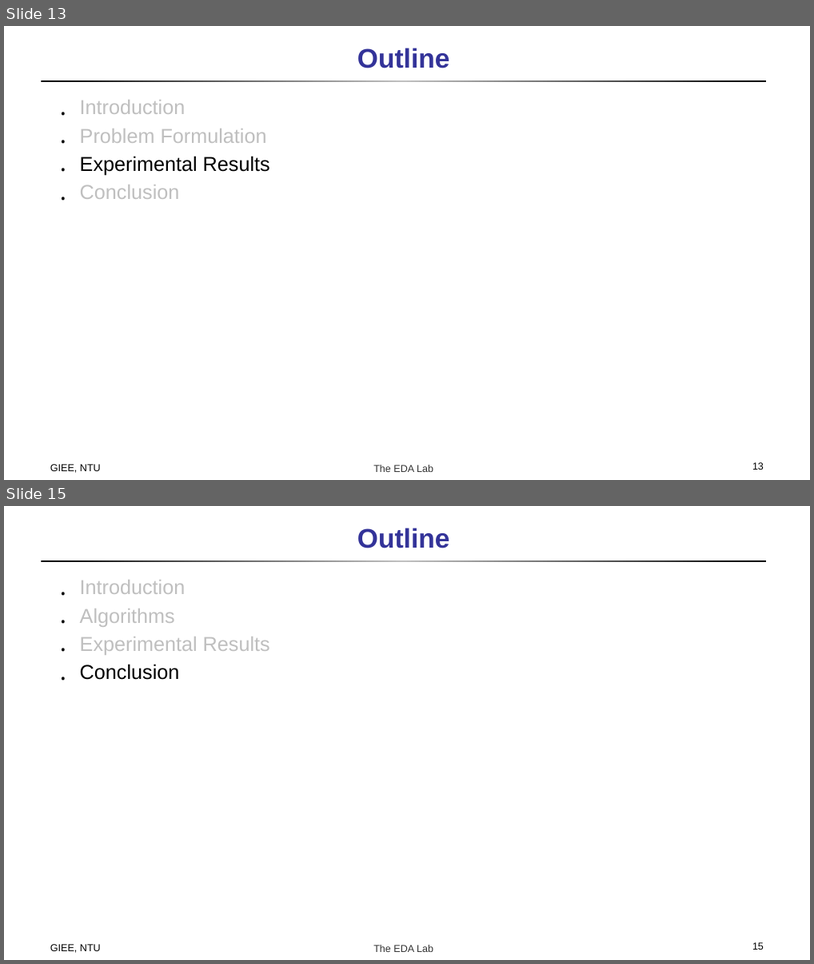
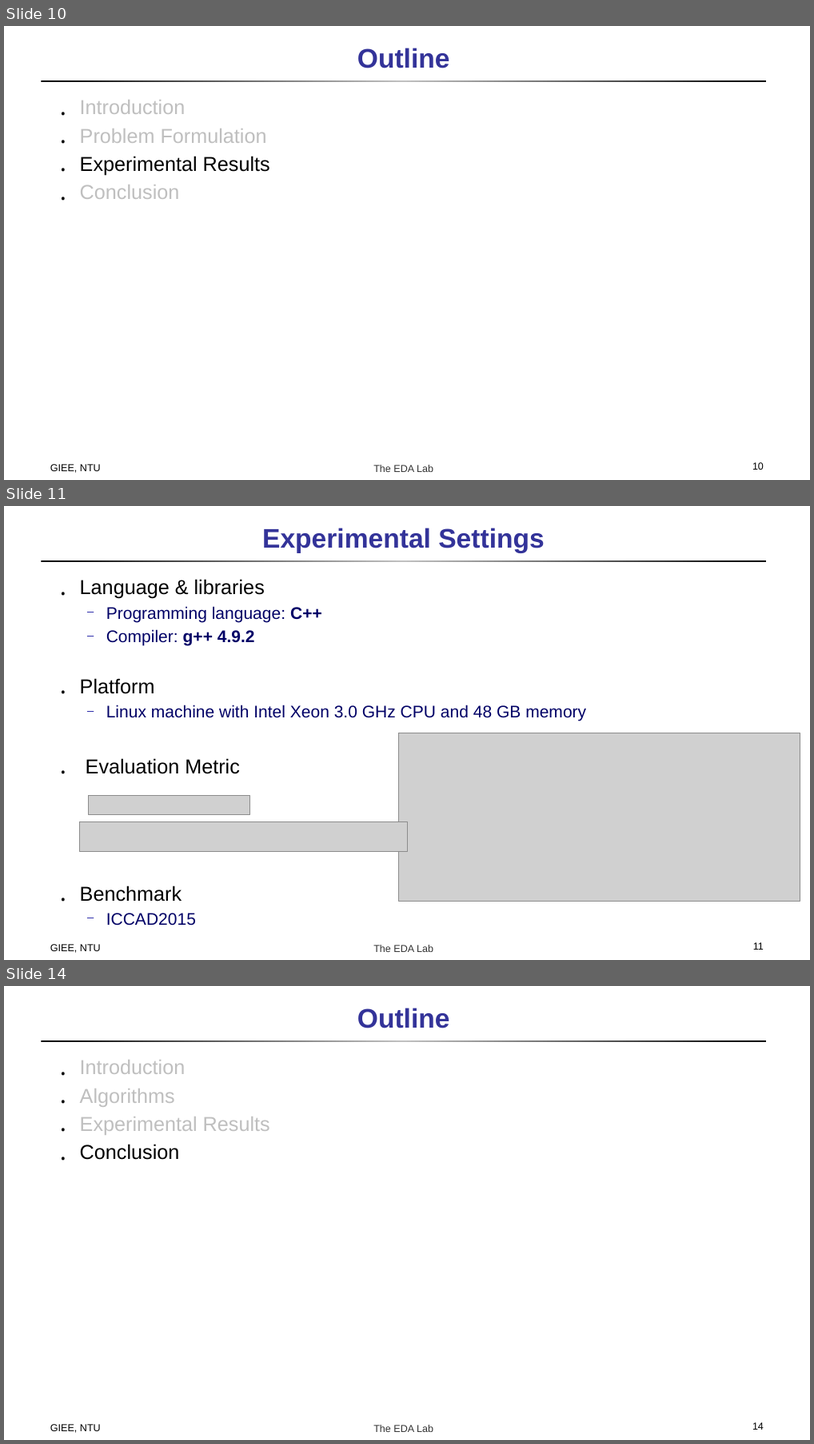
Before and after one commit to doctry/paper, a slide deck: incremental placement routing/Incremental Timing-Driven Placement With Approximated Signoff Wire Delay and Regression-Based Cell Delay.pptx. Shown one above the other, each under a label of ours: slides 13 and 15 before the commit, slides 10, 11 and 14 after it; the slides between them are not shown. The pictures are 814x964 and 814x1444 pixels, drawn with LibreOffice and Linux fonts; fonts in the diff are those of the drawing; grey boxes stand for pictures. Boxes give left, top, right and bottom in pixels: in the first picture for what was removed or moved away, otherwise in the second. Text is boxed around its words. In the diff, an @@ line names an element or a change of style, - is before the commit and + after.

```diff
--- a/incremental placement routing/Incremental Timing-Driven Placement With Approximated Signoff Wire Delay and Regression-Based Cell Delay.pptx
+++ b/incremental placement routing/Incremental Timing-Driven Placement With Approximated Signoff Wire Delay and Regression-Based Cell Delay.pptx
@@ slide 11 added at (x1=4, y1=506, x2=810, y2=960), background #FFFFFF; not listed: 2 template elements that a slide beside it also shows @@
@@ title added at (x1=262, y1=528, x2=544, y2=553), 32 pt, text #333399, bold @@
+Experimental Settings
@@ text added at (x1=80, y1=579, x2=586, y2=901), 20 pt, text #000066 @@
+․ Language & libraries
+  ─ Programming language: C++
+  ─ Compiler: g++ 4.9.2
+․ Platform
+  ─ Linux machine with Intel Xeon 3.0 GHz CPU and 48 GB memory
+․ Evaluation Metric
+․ Benchmark
+  ─ ICCAD2015
@@ picture added at (x1=399, y1=733, x2=801, y2=900) @@
@@ picture added at (x1=88, y1=795, x2=250, y2=814) @@
@@ picture added at (x1=80, y1=821, x2=407, y2=851) @@
@@ text added at (x1=50, y1=944, x2=101, y2=952), 12 pt, text #000000 @@
+GIEE, NTU
@@ page number added at (x1=754, y1=942, x2=764, y2=949), 12 pt, text #000000 @@
+11
@@ what was slide 13 is now slide 10 @@
@@ page number at (x1=753, y1=462, x2=764, y2=469): text changed @@
-13
+10
@@ what was slide 15 is now slide 14 @@
@@ page number at (x1=753, y1=1422, x2=764, y2=1429): text changed @@
-15
+14
```
Also in this commit, not shown: 4 slides changed, 1 other slide added, 3 slides removed.
